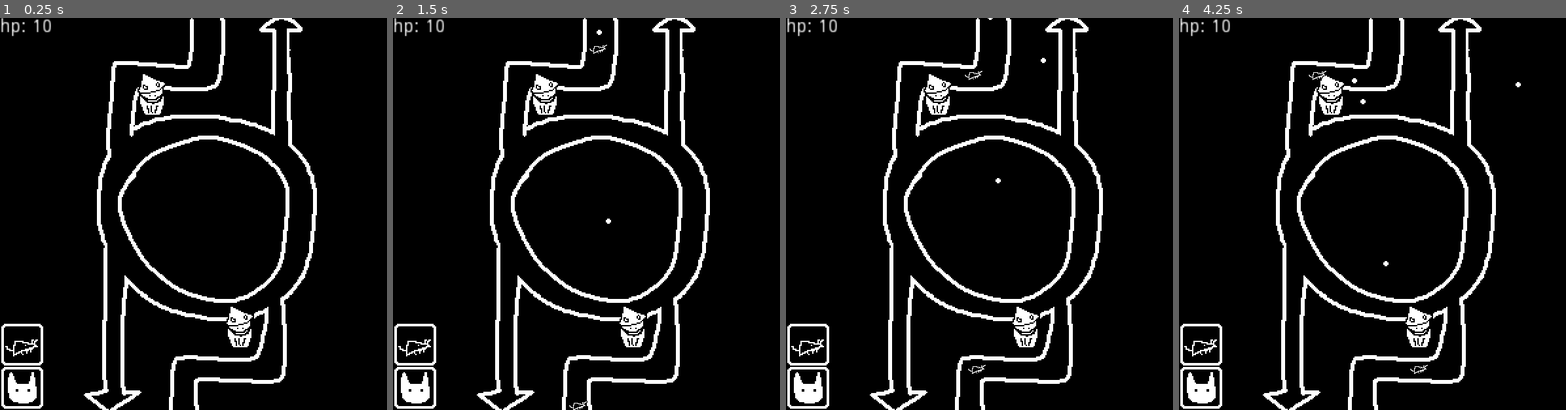
Above: before the commit, frames 1-4 (left to right).
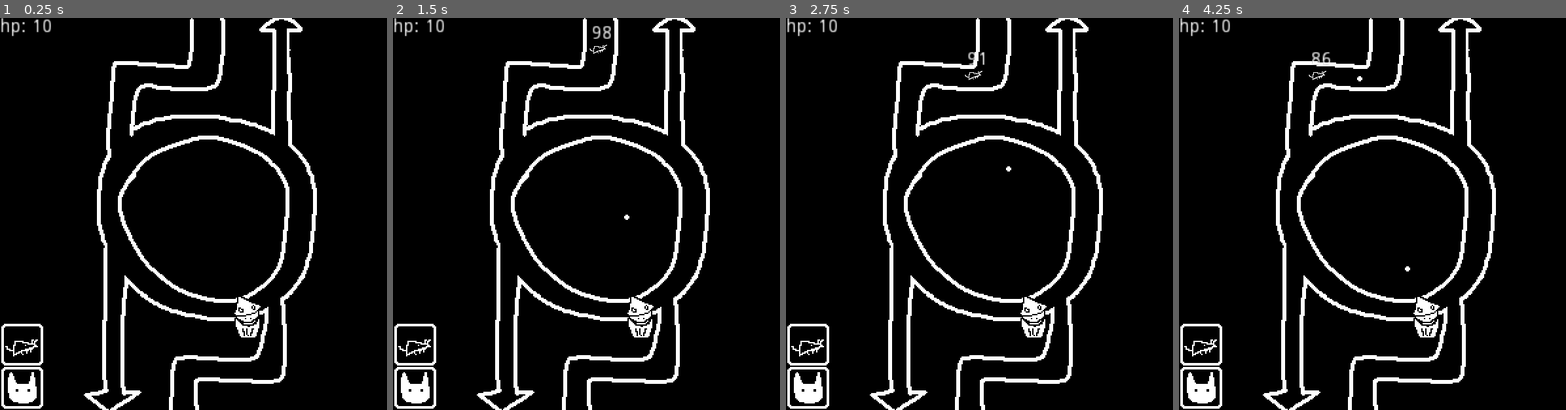
Above: after the commit, the same moments.

Repository: andymjchang/gmtk-2023
Game: Godot game, scene res://Scenes/Main.tscn
Same seed, same stepped clock (60 frames per second), same inputs: the game is played once before the commit and once after it.
Inputs (mouse positions are in pixels of both pictures, inside the frame that each line leads up to):
- Up to frame 1 (0.25 s): no input
- Up to frame 2 (1.5 s): tap Enter at 0.5 s; move the mouse to (416, 343) at 0.52 s; click (416, 343) at 0.6 s; move the mouse to (416, 386) at 1.27 s; click (416, 386) at 1.35 s
- Up to frame 3 (2.75 s): move the mouse to (1022, 127) at 2.02 s; click (1022, 127) at 2.1 s
- Up to frame 4 (4.25 s): move the mouse to (1357, 292) at 2.77 s; click (1357, 292) at 2.85 s; move the mouse to (1492, 272) at 3.52 s; click (1492, 272) at 3.6 s

The runs differ from the first frame. In frame 1, 0.9% of the frame differs, in the area x 35-68%, y 14-84%; in frame 2, 1.1%; in frame 3, 1.0%; in frame 4, 1.1%, in the area x 34-89%, y 8-91%.

Commit message:
im gonna kms

Diff:
--- a/Objects/PathFollow2D.tscn
+++ /dev/null
@@ -1,6 +0,0 @@
-[gd_scene format=2]
-
-[node name="PathFollow2D" type="PathFollow2D"]
-position = Vector2( 157, 2 )
-rotate = false
-loop = false
--- a/Objects/PlacementDetector.gd
+++ b/Objects/PlacementDetector.gd
@@ -1,11 +1,12 @@
 extends Node2D
 
 signal pressed
-var tileIsFree := true
+var clickable := true
 export var detectorIndex := 0
 
 func _on_Area2D_input_event(_viewport, _event, _shape_idx):
-	if Input.is_action_just_pressed("mouse_left") and tileIsFree:
+	if Input.is_action_just_pressed("mouse_left") and clickable:
+		clickable = false
 		emit_signal("pressed")
 		print("pressed " + str(detectorIndex))
 		$Sprite.visible = true
@@ -13,3 +14,4 @@
 
 func _on_Timer_timeout():
 	$Sprite.visible = false
+	clickable = true
--- a/Objects/PrefabTest.gd
+++ b/Objects/PrefabTest.gd
@@ -2,7 +2,7 @@
 
 var atkSpd = 1
 var bulletDmg = 1
-var bulletSpd = 125
+var bulletSpd = 150
 var bulletNode = preload("res://Objects/Projectile.tscn")
 
 func _ready():
--- a/Objects/PrefabTest.tscn
+++ b/Objects/PrefabTest.tscn
@@ -10,7 +10,6 @@
 [node name="Sprite" type="Sprite" parent="."]
 material = ExtResource( 2 )
 texture = ExtResource( 1 )
-centered = false
 
 [node name="Timer" type="Timer" parent="."]
 
--- a/Objects/Projectile.gd
+++ b/Objects/Projectile.gd
@@ -1,8 +1,9 @@
-extends Node2D
+extends KinematicBody2D
 
 var direction
 var spd
 var dmg
+var hit := false
 
 func initialize(p_direction, p_speed, p_damage):
 	direction = p_direction
@@ -11,3 +12,11 @@
 
 func _process(delta):
 	position = position + spd * direction * delta
+
+func _on_VisibilityNotifier2D_screen_exited():
+	queue_free()
+
+func on_hit(other):
+	hit = true
+	queue_free()
+	other.hp -= dmg
--- a/Objects/Projectile.tscn
+++ b/Objects/Projectile.tscn
@@ -1,10 +1,28 @@
-[gd_scene load_steps=3 format=2]
+[gd_scene load_steps=4 format=2]
 
 [ext_resource path="res://Assets/placeholder_bullet.png" type="Texture" id=1]
 [ext_resource path="res://Objects/Projectile.gd" type="Script" id=2]
 
-[node name="Projectile" type="Node2D"]
+[sub_resource type="CircleShape2D" id=1]
+radius = 1.0
+
+[node name="Projectile" type="KinematicBody2D"]
+collision_layer = 2
+collision_mask = 4
 script = ExtResource( 2 )
 
 [node name="Sprite" type="Sprite" parent="."]
 texture = ExtResource( 1 )
+
+[node name="VisibilityNotifier2D" type="VisibilityNotifier2D" parent="."]
+position = Vector2( 4.76837e-07, 4.76837e-07 )
+scale = Vector2( 0.2, 0.2 )
+
+[node name="Area2D" type="Area2D" parent="." groups=["BulletNode"]]
+collision_layer = 2
+collision_mask = 4
+
+[node name="CollisionShape2D" type="CollisionShape2D" parent="Area2D"]
+shape = SubResource( 1 )
+
+[connection signal="screen_exited" from="VisibilityNotifier2D" to="." method="_on_VisibilityNotifier2D_screen_exited"]
--- a/Objects/TestUnit.gd
+++ b/Objects/TestUnit.gd
@@ -1,23 +1,40 @@
-extends Area2D
+extends KinematicBody2D
 
 onready var path_follow = get_parent()
 
 var speed := 25
 var dmg := 1
-var hp := 1
+var hp := 100
 
-func _physics_process(delta):
+func _process(delta):
+	$RichTextLabel.text = str(hp)
 	# check for end of path
 	if path_follow.unit_offset == 1:
 		end_of_path()
 
 	path_follow.set_offset(path_follow.get_offset() + speed * delta)
 
+	if hp <= 0:
+		free_path()
+
 func end_of_path():
 	# access the current main node
 	for mainNode in get_tree().get_nodes_in_group("MainNode"):
 		mainNode.update_hp(dmg)
+	free_path()
 
-	# free pathFollow2D as well
+
+func free_path():
 	path_follow.queue_free()
 	queue_free()
+
+func take_dmg(p_dmg):
+	hp -= p_dmg
+	if hp <= 0:
+		free_path()
+
+func _on_Area2D_area_shape_entered(area_rid, area, area_shape_index, local_shape_index):
+	print(area.get_parent().hit)
+
+	if area.is_in_group("BulletNode") and area.get_parent().hit == false:
+		area.get_parent().on_hit(self)
--- a/Objects/TestUnit.tscn
+++ b/Objects/TestUnit.tscn
@@ -7,14 +7,34 @@
 [sub_resource type="CircleShape2D" id=1]
 radius = 7.0
 
-[node name="Node2D" type="Area2D" groups=["UnitNode"]]
+[node name="PathFollow2D" type="PathFollow2D"]
+rotate = false
+loop = false
+lookahead = 0.001
+
+[node name="PlayerUnit" type="KinematicBody2D" parent="." groups=["UnitNode"]]
+collision_layer = 4
+collision_mask = 2
 script = ExtResource( 2 )
 
-[node name="CollisionShape2D" type="CollisionShape2D" parent="."]
-shape = SubResource( 1 )
-
-[node name="Sprite2D" type="Sprite" parent="."]
+[node name="Sprite2D" type="Sprite" parent="PlayerUnit"]
 material = ExtResource( 3 )
 position = Vector2( 0, -1 )
 scale = Vector2( 0.5, 0.5 )
 texture = ExtResource( 1 )
+
+[node name="RichTextLabel" type="RichTextLabel" parent="PlayerUnit"]
+margin_left = -5.0
+margin_top = -19.0
+margin_right = 35.0
+margin_bottom = 21.0
+text = "1"
+
+[node name="Area2D" type="Area2D" parent="PlayerUnit"]
+collision_layer = 4
+collision_mask = 2
+
+[node name="CollisionShape2D" type="CollisionShape2D" parent="PlayerUnit/Area2D"]
+shape = SubResource( 1 )
+
+[connection signal="area_shape_entered" from="PlayerUnit/Area2D" to="PlayerUnit" method="_on_Area2D_area_shape_entered"]
--- a/Scenes/Main.gd
+++ b/Scenes/Main.gd
@@ -1,7 +1,6 @@
 extends Node2D
 
 var unitScene = preload("res://Objects/TestUnit.tscn")
-var pathFollow2DScene = preload("res://Objects/PathFollow2D.tscn")
 var enemyHP := 10
 
 func _ready():
@@ -23,14 +22,10 @@
 
 func upgrade_tower(towerNode):
 	print(towerNode.name + "dmg + 1")
-	towerNode.dmg += 1
+	towerNode.bulletDmg += 1
 
 func _on_PlacementDetector_pressed():
-	var pathFollowNode = pathFollow2DScene.instance()
-	$Track1.add_child(pathFollowNode)
-	pathFollowNode.add_child(unitScene.instance())
+	$Track1.add_child(unitScene.instance())
 
 func _on_PlacementDetector2_pressed():
-	var pathFollowNode = pathFollow2DScene.instance()
-	$Track2.add_child(pathFollowNode)
-	pathFollowNode.add_child(unitScene.instance())
+	$Track2.add_child(unitScene.instance())
--- a/Scenes/Main.tscn
+++ b/Scenes/Main.tscn
@@ -50,47 +50,49 @@
 
 [node name="PrefabTest" parent="EnemyUnits" instance=ExtResource( 2 )]
 visible = false
-position = Vector2( 46, 129 )
+position = Vector2( 65, 139 )
 
 [node name="PrefabTest2" parent="EnemyUnits" instance=ExtResource( 2 )]
 visible = false
-position = Vector2( 241, 134 )
+position = Vector2( 251, 144 )
 
 [node name="PrefabTest3" parent="EnemyUnits" instance=ExtResource( 2 )]
 visible = false
-position = Vector2( 104, 92 )
+position = Vector2( 118, 106 )
 
 [node name="PrefabTest4" parent="EnemyUnits" instance=ExtResource( 2 )]
 visible = false
-position = Vector2( 176, 167 )
+position = Vector2( 195, 183 )
 
 [node name="PrefabTest5" parent="EnemyUnits" instance=ExtResource( 2 )]
 visible = false
-position = Vector2( 168, 220 )
+position = Vector2( 190, 229 )
 
 [node name="PrefabTest6" parent="EnemyUnits" instance=ExtResource( 2 )]
 visible = false
-position = Vector2( 88, 193 )
+position = Vector2( 105, 210 )
 
 [node name="PrefabTest7" parent="EnemyUnits" instance=ExtResource( 2 )]
 visible = false
-position = Vector2( 217, 194 )
+position = Vector2( 229, 207 )
 
 [node name="PrefabTest8" parent="EnemyUnits" instance=ExtResource( 2 )]
 visible = false
-position = Vector2( 181, 44 )
+position = Vector2( 197, 61 )
 
 [node name="PrefabTest9" parent="EnemyUnits" instance=ExtResource( 2 )]
 visible = false
-position = Vector2( 221, 64 )
+position = Vector2( 233, 81 )
 
 [node name="PrefabTest10" parent="EnemyUnits" instance=ExtResource( 2 )]
-position = Vector2( 101, 42 )
+visible = false
+position = Vector2( 114, 58 )
 
 [node name="Track1" type="Path2D" parent="."]
 curve = SubResource( 1 )
 
 [node name="Track2" type="Path2D" parent="."]
+visible = false
 curve = SubResource( 2 )
 
 [node name="RichTextLabel" type="RichTextLabel" parent="."]
--- a/project.godot
+++ b/project.godot
@@ -42,6 +42,13 @@
  ]
 }
 
+[layer_names]
+
+2d_render/layer_2="bullet"
+2d_render/layer_3="playerUnits"
+2d_physics/layer_2="bullet"
+2d_physics/layer_3="playerUnit"
+
 [physics]
 
 common/enable_pause_aware_picking=true
